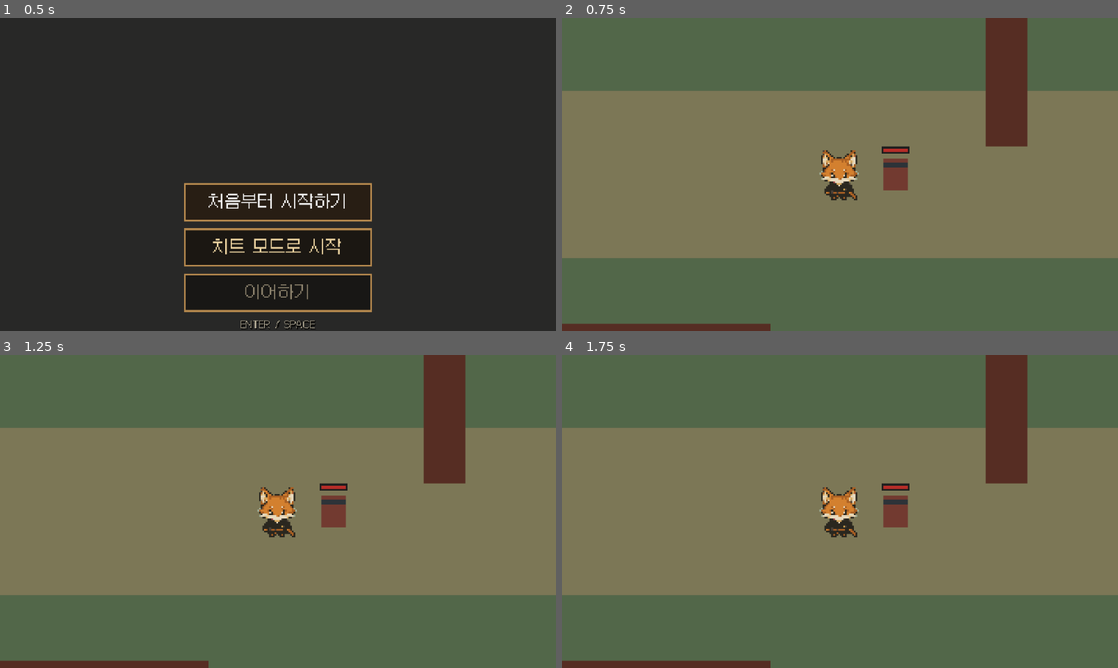
Above: before the commit, frames 1-4 (two rows, left to right).
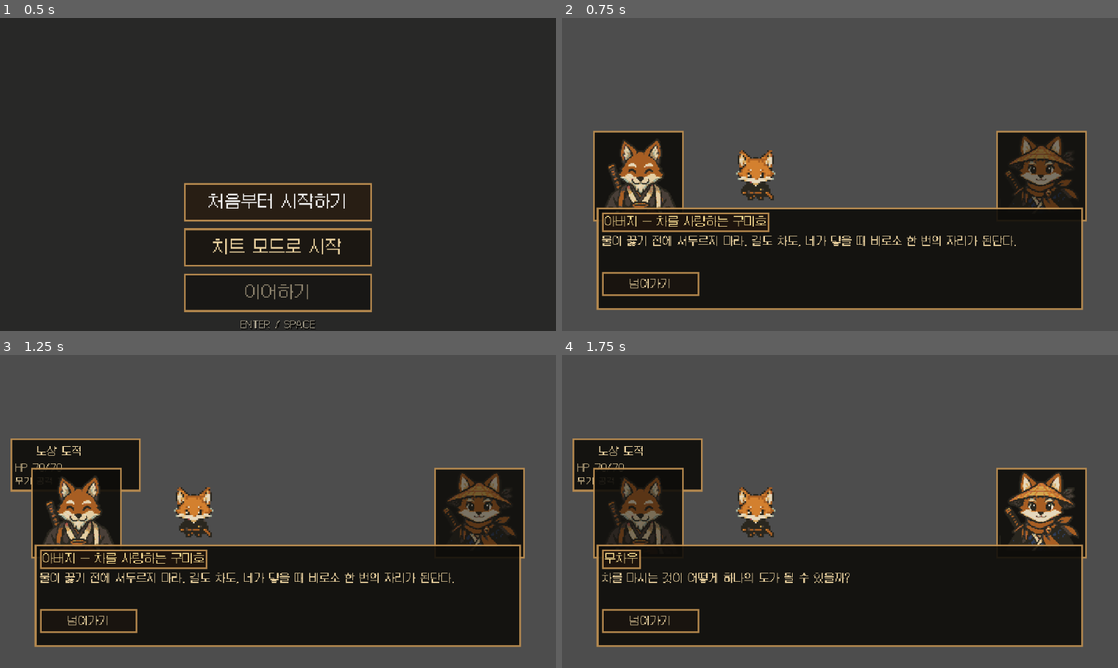
Above: after the commit, the same moments.

Repository: FLYLIKEB/samurai-tea-fox
Game: Godot game, scene res://scenes/ui/start_screen.tscn
Two runs of this game, one before a commit and one after it. Both use one fixed random seed, a clock stepped at 60 frames per second and the inputs below.
Inputs (mouse positions are in pixels of both pictures, inside the frame that each line leads up to):
- Up to frame 1 (0.5 s): no input
- Up to frame 2 (0.75 s): click "처음부터 시작하기" at 0.5 s
- Up to frame 3 (1.25 s): no input
- Up to frame 4 (1.75 s): click (650, 621) at 1.25 s, where only the run after the commit has a clickable "넘어가기"

Frame 1 is identical in both runs. In frame 2, 99% of the frame differs, in the area x 0-100%, y 0-100%; in frame 3, 99%; in frame 4, 99%.
Error before the commit: Parse Error: Cannot find member "TRAVEL_TO_BIOME" in base "GameCommand.Type". (res://src/main/main.gd:862)

Commit message:
feat: HUD 상호작용과 치트 시작 흐름 보강

Diff:
--- a/src/core/commands/game_command.gd
+++ b/src/core/commands/game_command.gd
@@ -19,6 +19,7 @@
 	COMPLETE_DUNGEON,
 	REPAIR_TELEPORT,
 	ADVANCE_BIOME,
+	TRAVEL_TO_BIOME,
 	INVENTORY_SET_FILTER,
 	INVENTORY_SORT,
 	INVENTORY_SELECT_SLOT,
--- a/src/crafting/crafting_service.gd
+++ b/src/crafting/crafting_service.gd
@@ -11,6 +11,13 @@
 	"": true,
 	"손제작": true,
 	"handcraft": true
+}
+const BIOME_DISPLAY_NAMES := {
+	"common_region": "일반 지역",
+	"mountain_region": "산악 지역",
+	"rainforest": "열대우림",
+	"snowfield": "설원",
+	"wasteland": "황무지"
 }
 
 var data_version := ""
@@ -74,8 +81,9 @@
 		var recipe_id := String(recipe_id_value)
 		var recipe: Dictionary = recipe_definitions[recipe_id]
 		var availability: Dictionary = can_craft(recipe_id, inventory, context)
-		if String(availability.get("reason", "")) == "locked":
-			continue
+		# Keep locked recipes in the read model so the crafting screen remains a
+		# complete catalog.  Hiding them here made valid facility recipes appear
+		# to be missing; sorting below still puts currently craftable rows first.
 		unlocked_total += 1
 		var category := String(recipe.get("category", ""))
 		if not category.is_empty() and not categories.has(category):
@@ -220,6 +228,11 @@
 
 func _recipe_read_model_row(recipe: Dictionary, availability: Dictionary, inventory) -> Dictionary:
 	var recipe_id := String(recipe.id)
+	var reason_label := _availability_label(availability)
+	if String(availability.get("reason", "")) == "locked":
+		var unlock_biome_id := String(recipe.get("unlock_biome_id", ""))
+		if not unlock_biome_id.is_empty():
+			reason_label = "미해금 · %s 필요" % String(BIOME_DISPLAY_NAMES.get(unlock_biome_id, unlock_biome_id))
 	return {
 		"recipe_id": recipe_id,
 		"name": String(recipe.get("name", recipe_id)),
@@ -236,7 +249,7 @@
 		"unlock_condition": String(recipe.get("unlock_condition", "")),
 		"craftable": bool(availability.get("craftable", false)),
 		"reason": String(availability.get("reason", "")),
-		"reason_label": _availability_label(availability),
+		"reason_label": reason_label,
 		"errors": _duplicate_array(availability.get("errors", []))
 	}
 
--- a/src/ui/game_hud.gd
+++ b/src/ui/game_hud.gd
@@ -160,6 +160,7 @@
 var _action_grid: GridContainer
 var _secondary_action_bar: HBoxContainer
 var _action_menu_grid: GridContainer
+var _interaction_button: Button
 var _menu_content: VBoxContainer
 var _minimap_grid: GridContainer
 var _action_scroll: ScrollContainer
@@ -785,6 +786,7 @@
 			_add_icon_action(_secondary_action_bar, "QuickAbilityButton", ICON_ABILITY, "요술 사용", "cast_ability", Vector2i.ZERO, 0)
 	_clear_container_children(_action_grid)
 	_add_text_action(_action_grid, "AttackButton", ICON_ATTACK, "공격", "attack", Vector2i.ZERO, 0)
+	_interaction_button = _add_interaction_action(_action_grid)
 	_add_text_action(_action_grid, "DodgeButton", ICON_DODGE, "회피", "dodge", Vector2i.ZERO, 0)
 	_add_text_action(_action_grid, "InventoryButton", ICON_BAG, "가방", "open_inventory", Vector2i.ZERO, 0)
 	_add_text_action(_action_grid, "CraftingButton", ICON_CONSUMABLE, "제작", "open_crafting", Vector2i.ZERO, 0)
@@ -864,6 +866,33 @@
 	button.add_theme_stylebox_override("pressed", _button_style(Color(0.77, 0.54, 0.25, 0.96), true))
 	button.pressed.connect(func(): press_mobile_button(button_id, direction, slot))
 	parent.add_child(button)
+
+func _add_interaction_action(parent: Container) -> Button:
+	var button := Button.new()
+	button.name = "InteractionButton"
+	button.custom_minimum_size = Vector2(48, 48)
+	button.text = "상호\n작용"
+	button.tooltip_text = "가까운 유적·텔레포트와 상호작용"
+	button.focus_mode = Control.FOCUS_NONE
+	button.mouse_filter = Control.MOUSE_FILTER_STOP
+	button.add_theme_font_size_override("font_size", 10)
+	button.add_theme_stylebox_override("normal", _circle_button_style(Color(0.10, 0.22, 0.16, 0.92)))
+	button.add_theme_stylebox_override("hover", _circle_button_style(Color(0.16, 0.38, 0.25, 0.96)))
+	button.add_theme_stylebox_override("pressed", _circle_button_style(Color(0.35, 0.68, 0.42, 0.98)))
+	button.pressed.connect(func(): press_mobile_button("interact", Vector2i.ZERO, 0))
+	parent.add_child(button)
+	return button
+
+func _circle_button_style(color: Color) -> StyleBoxFlat:
+	var style := StyleBoxFlat.new()
+	style.bg_color = color
+	style.border_color = Color(0.72, 0.84, 0.62, 0.9)
+	style.set_border_width_all(2)
+	style.corner_radius_top_left = 24
+	style.corner_radius_top_right = 24
+	style.corner_radius_bottom_left = 24
+	style.corner_radius_bottom_right = 24
+	return style
 
 func _add_icon_action(parent: Container, name: String, icon_path: String, tooltip: String, button_id: String, direction: Vector2i, slot: int) -> void:
 	var button := Button.new()
@@ -1709,8 +1738,14 @@
 	var bounds: Dictionary = model.bounds
 	rows.append(_label("지도 %dx%d · 발견 %d · 안개 %d" % [int(bounds.width), int(bounds.height), int(model.discovered_count), int(model.fog_count)], 11))
 	rows.append(_label("플레이어 (%d,%d)" % [int(model.player.position.x), int(model.player.position.y)], 11))
-	var dungeon_progress: Dictionary = model.get("dungeon_progress", {})
-	rows.append(_label("현재 던전: %s" % String(dungeon_progress.get("label", "미확인")), 11))
+	var current_biome_id := String(world.get("biome_id", ""))
+	if current_biome_id.is_empty() and run_state != null:
+		current_biome_id = String(run_state.current_biome_id)
+	var dungeon_cleared: bool = run_state != null and run_state.completed_dungeon_ids.has(current_biome_id)
+	if run_state != null:
+		dungeon_cleared = dungeon_cleared or String(run_state.teleport_states.get(current_biome_id, "")) in ["repairable", "repaired"]
+		dungeon_cleared = dungeon_cleared or run_state.crafting_unlocks.has(current_biome_id)
+	rows.append(_label("현재 던전: %s" % ("클리어" if dungeon_cleared else "미클리어"), 11))
 	rows.append(_map_color_grid(model.minimap, Vector2(8, 8)))
 	var markers: Array = model.markers
 	rows.append(_label("중요 오브젝트", 11))
@@ -1754,22 +1789,24 @@
 	return button
 
 func _ruin_travel_rows() -> Array:
-	var rows: Array = [_label("유적 수리 완료 · 연결된 다음 지역을 선택하세요", 11)]
+	var rows: Array = [_label("수리된 다른 유적을 선택하세요", 11)]
 	var current_id := String(world.get("biome_id", ""))
-	var next_id := ""
-	if biome_progression_state != null and biome_progression_state.has_method("next_biome_id"):
-		next_id = String(biome_progression_state.next_biome_id())
-	if next_id.is_empty():
-		rows.append(_label("연결된 다음 지역이 없습니다", 11))
-		return rows
-	var definition := _biome_definition(next_id)
-	var button := Button.new()
-	button.text = "이동 · %s" % String(definition.get("name", next_id))
-	button.custom_minimum_size = Vector2(220, 34)
-	button.pressed.connect(func():
-		mobile_command_issued.emit(GameCommand.new(GameCommand.Type.TRAVEL_TO_BIOME, Vector2i.ZERO, -1, {"biome_id": next_id}))
-	)
-	rows.append(button)
+	var repaired_ids: Array = []
+	if run_state != null:
+		repaired_ids = run_state.completed_dungeon_ids
+	for definition in _ordered_biome_definitions():
+		var destination_id := String(definition.get("id", ""))
+		if destination_id.is_empty() or destination_id == current_id or not repaired_ids.has(destination_id):
+			continue
+		var button := Button.new()
+		button.text = "이동 · %s" % String(definition.get("name", destination_id))
+		button.custom_minimum_size = Vector2(220, 34)
+		button.pressed.connect(func():
+			mobile_command_issued.emit(GameCommand.new(GameCommand.Type.TRAVEL_TO_BIOME, Vector2i.ZERO, -1, {"biome_id": destination_id, "travel_mode": "ruin"}))
+		)
+		rows.append(button)
+	if rows.size() == 1:
+		rows.append(_label("이동할 수리 완료 유적이 없습니다", 11))
 	rows.append(_label("텔레포트는 별도로 수리·관리됩니다", 10))
 	return rows
 
@@ -1798,7 +1835,7 @@
 		button.text = "이동 · %s" % String(definition.get("name", destination_id))
 		button.custom_minimum_size = Vector2(220, 34)
 		button.pressed.connect(func():
-			mobile_command_issued.emit(GameCommand.new(GameCommand.Type.TRAVEL_TO_BIOME, Vector2i.ZERO, -1, {"biome_id": destination_id}))
+			mobile_command_issued.emit(GameCommand.new(GameCommand.Type.TRAVEL_TO_BIOME, Vector2i.ZERO, -1, {"biome_id": destination_id, "travel_mode": "teleport"}))
 		)
 		rows.append(button)
 	if destinations.is_empty():
--- a/src/world/placement/facility_placement_service.gd
+++ b/src/world/placement/facility_placement_service.gd
@@ -3,11 +3,12 @@
 
 const ConnectivityValidator = preload("res://src/world/generation/connectivity_validator.gd")
 const WorldData = preload("res://src/world/data/world_data.gd")
+const RuntimeConstants = preload("res://src/core/config/runtime_constants.gd")
 
 const ITEM_SOURCE := "items"
 const DEFAULT_FOOTPRINT := Vector2i.ONE
-const DEFAULT_PLACEMENT_SEARCH_RADIUS := 2
-const DEFAULT_USE_DISTANCE := 1
+static var DEFAULT_PLACEMENT_SEARCH_RADIUS := RuntimeConstants.int_value("placement.search_radius")
+static var DEFAULT_USE_DISTANCE := RuntimeConstants.int_value("placement.use_distance")
 
 signal operation_failed(error: Dictionary)
 signal facility_placed(result: Dictionary)
@@ -98,11 +99,11 @@
 		"anchor": _position_dictionary(anchor)
 	}
 
-func facility_item_ids_near(world_data, position: Vector2i, max_distance := DEFAULT_USE_DISTANCE) -> Array:
+func facility_item_ids_near(world_data, position: Vector2i, max_distance := -1) -> Array:
 	var ids: Array = []
 	if world_data == null or not world_data.has_method("to_dictionary"):
 		return ids
-	var distance_limit := maxi(0, int(max_distance))
+	var distance_limit := DEFAULT_USE_DISTANCE if int(max_distance) < 0 else maxi(0, int(max_distance))
 	for reservation in world_data.to_dictionary().get("reservations", []):
 		if String(reservation.get("kind", "")) != "facility":
 			continue
--- a/tests/test_runner.gd
+++ b/tests/test_runner.gd
@@ -10,6 +10,7 @@
 	preload("res://tests/unit/test_asset_catalog.gd"),
 	preload("res://tests/unit/test_directional_walk_animator.gd"),
 	preload("res://tests/unit/test_data_catalog.gd"),
+	preload("res://tests/unit/test_runtime_constants.gd"),
 	preload("res://tests/unit/test_player_movement.gd"),
 	preload("res://tests/unit/test_player_resources.gd"),
 	preload("res://tests/unit/test_tail_state.gd"),
--- a/tests/unit/test_cheat_start_runtime.gd
+++ b/tests/unit/test_cheat_start_runtime.gd
@@ -33,6 +33,12 @@
 		else:
 			asserts.equal(runtime.inventory.get_total_quantity(item_id), 0, "cheat start does not bypass ownership rules for %s" % item_id)
 	asserts.equal(runtime.run_state.inventory.slot_count, 1000, "cheat inventory capacity enters run state")
+	asserts.true_value(runtime.run_state.completed_dungeon_ids.has("common_region"), "cheat start unlocks the first dungeon clear")
+	asserts.true_value(runtime.run_state.completed_dungeon_ids.has("mountain_region"), "cheat start unlocks the mountain dungeon clear")
+	asserts.equal(runtime.run_state.teleport_states.get("common_region", ""), "repaired", "cheat start repairs the first teleport")
+	asserts.equal(runtime.run_state.teleport_states.get("mountain_region", ""), "repaired", "cheat start repairs the mountain teleport")
+	asserts.equal(runtime.inventory.get_total_quantity("bandage"), 200, "cheat start grants 200 bandages")
+	asserts.equal(runtime.equipment.get_equipped_slot("weapon").get("item_id", ""), "mountain_iron_dagger", "cheat start equips the strongest weapon")
 
 	var normal_runtime := Main.new()
 	normal_runtime.catalog = catalog
